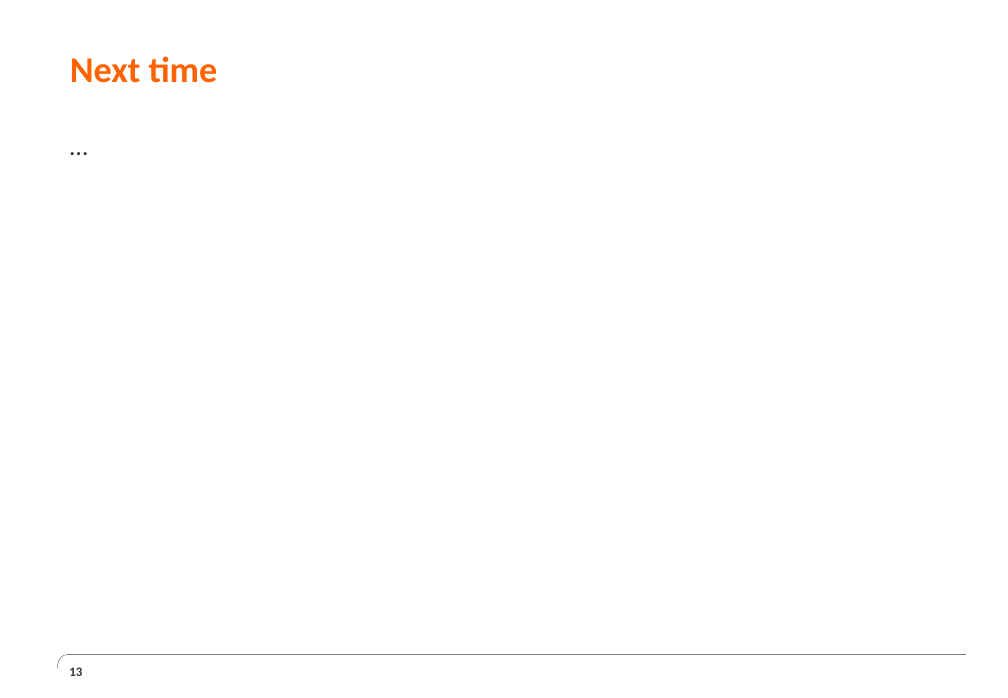
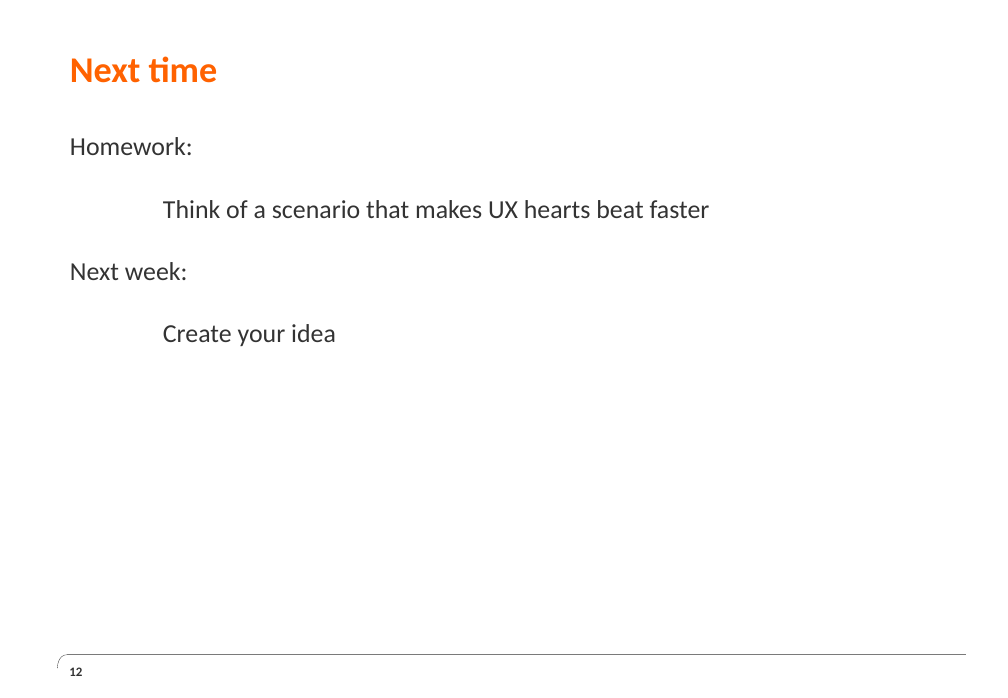
Before and after one commit to JesseBrand/WebGL, a slide deck: slide 12 of ppt/Presentatie Chaptermeeting WebGL 2.pptx (slide 13 before the commit). Drawn at 1008x698 pixels with LibreOffice and Linux fonts; fonts in the diff are those of the drawing; background and template pictures are left out. Boxes give left, top, right and bottom in pixels: in the first picture for what was removed or moved away, otherwise in the second. Text is boxed around its words. In the diff, an @@ line names an element or a change of style, - is before the commit and + after.

```diff
--- a/ppt/Presentatie Chaptermeeting WebGL 2.pptx
+++ b/ppt/Presentatie Chaptermeeting WebGL 2.pptx
@@ text at (70, 137, 710, 346): text changed @@
-…
+Homework:
+Think of a scenario that makes UX hearts beat faster
+Next week:
+Create your idea
```
Also in this commit, not shown: 8 other slides changed, 1 slide removed.
